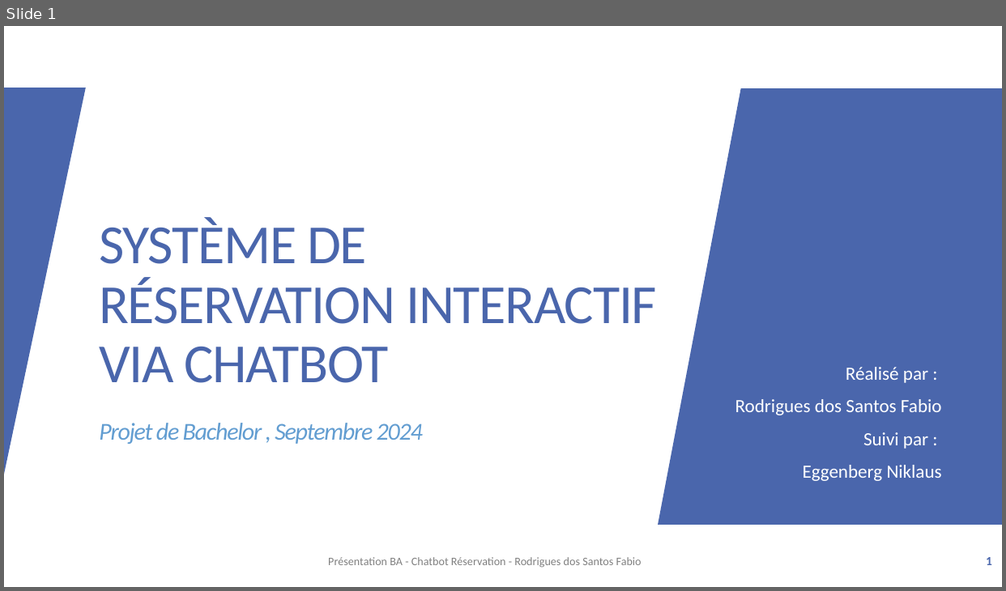
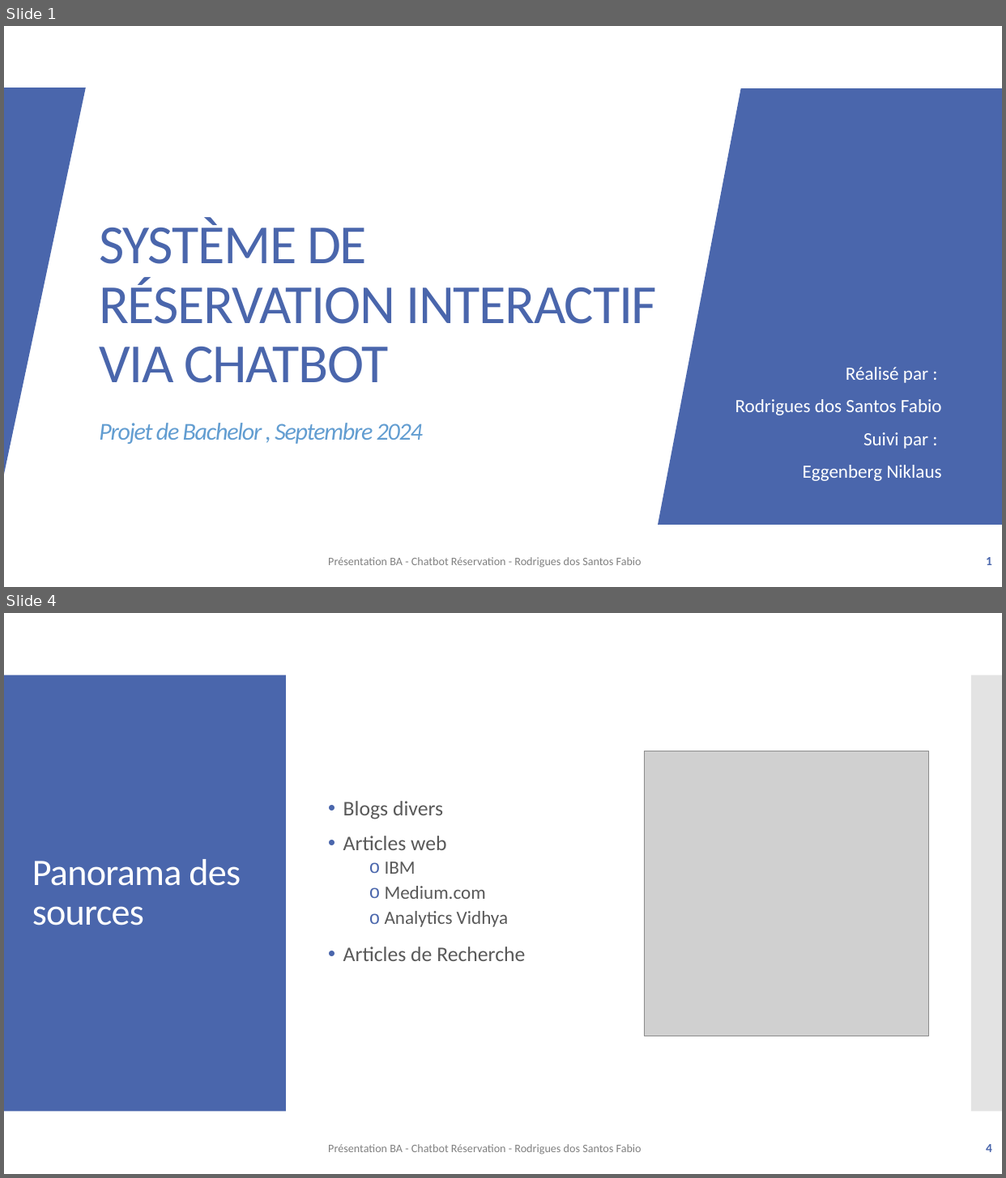
Before and after one commit to f-rdrgs/projet-bachelor, a slide deck: documentation/travail_bachelor/ISC_LOG_presentation_diplome_RodriguesDosSantosFabio_EggenbergNiklaus_2024.pptx. Shown one above the other, each under a label of ours: slide 1 before the commit, slides 1 and 4 after it; the slides between them are not shown. The pictures are 1006x591 and 1006x1178 pixels, drawn with LibreOffice and Linux fonts; fonts in the diff are those of the drawing; grey boxes stand for pictures. Boxes give left, top, right and bottom in pixels: in the first picture for what was removed or moved away, otherwise in the second. Text is boxed around its words. In the diff, an @@ line names an element or a change of style, - is before the commit and + after.

```diff
--- a/documentation/travail_bachelor/ISC_LOG_presentation_diplome_RodriguesDosSantosFabio_EggenbergNiklaus_2024.pptx
+++ b/documentation/travail_bachelor/ISC_LOG_presentation_diplome_RodriguesDosSantosFabio_EggenbergNiklaus_2024.pptx
@@ slide 4 added at [4,613,1002,1174], background #FFFFFF @@
@@ rectangle added at [4,675,286,1112], fill #4A66AC @@
@@ rectangle added at [971,675,1002,1112], fill #C8C8C8 at 50% opacity @@
@@ picture added at [644,752,928,1036] @@
@@ text added at [343,801,525,961], 20 pt, text #595959 @@
+• Blogs divers
+• Articles web
+  o IBM
+  o Medium.com
+  o Analytics Vidhya
+• Articles de Recherche
@@ title added at [32,859,241,926], 36 pt, text #FFFFFF @@
+Panorama des sources
@@ text added at [328,1144,641,1155], 11 pt, text #808080 @@
+Présentation BA - Chatbot Réservation - Rodrigues dos Santos Fabio
@@ page number added at [986,1144,992,1152], 12 pt, text #4A66AC, bold @@
+4
```
Also in this commit, not shown: 1 slide changed, 2 other slides added, 1 other file.
